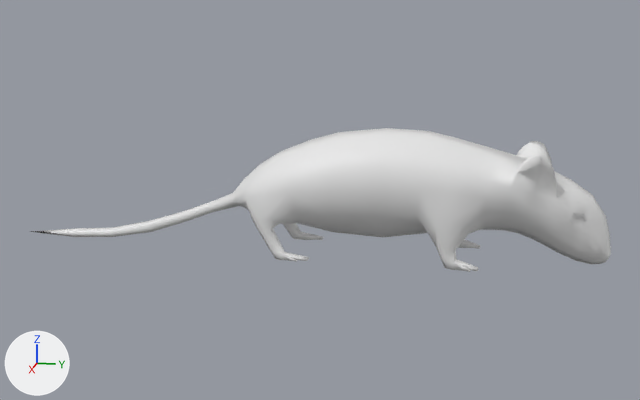
What one commit did to the OBJ model models/mouse.obj.
Rendered twice from a 50 mm camera at (6.61, 1.23, 2.21) aimed at (-0.03, -0.09, 0.55). Arrows for +X, +Y and +Z are at lower left; the lights stay in place. Where no turn or scale is listed for an object, it has been applied to the vertices.

The first picture shows 'basemesh_body_default'.
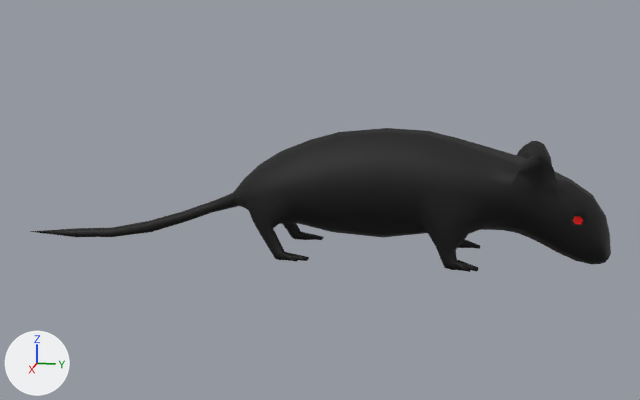
Boxes (x1, y1, x2, y2) around the edits, measured in the pictures (640 x 400 px):
'basemesh_body_default', recoloured (white to black): (34, 128, 611, 272) in both

Edits to the bpy script that builds the scene:
```text
Add img_mouselit_png:
    img_mouselit_png = load_image('mouseLit.png', 'mouseLit.png', 1024, 1024, 'sRGB')
Add mat_material_001:
    mat_material_001 = principled_material('Material.001')
    mat_material_001.texture = img_mouselit_png
    mat_material_001.roughness = 0.693
Change me_basemesh_body_default:
    where me_basemesh_body_default.from_pydata(...)  # 665 vertices, 679 faces; spans x -0.38..0.34, y -2.61..2.11, z 0.14..1.14
    add me_basemesh_body_default.materials.append(mat_material_001)  # picture img_mouselit_png
```
